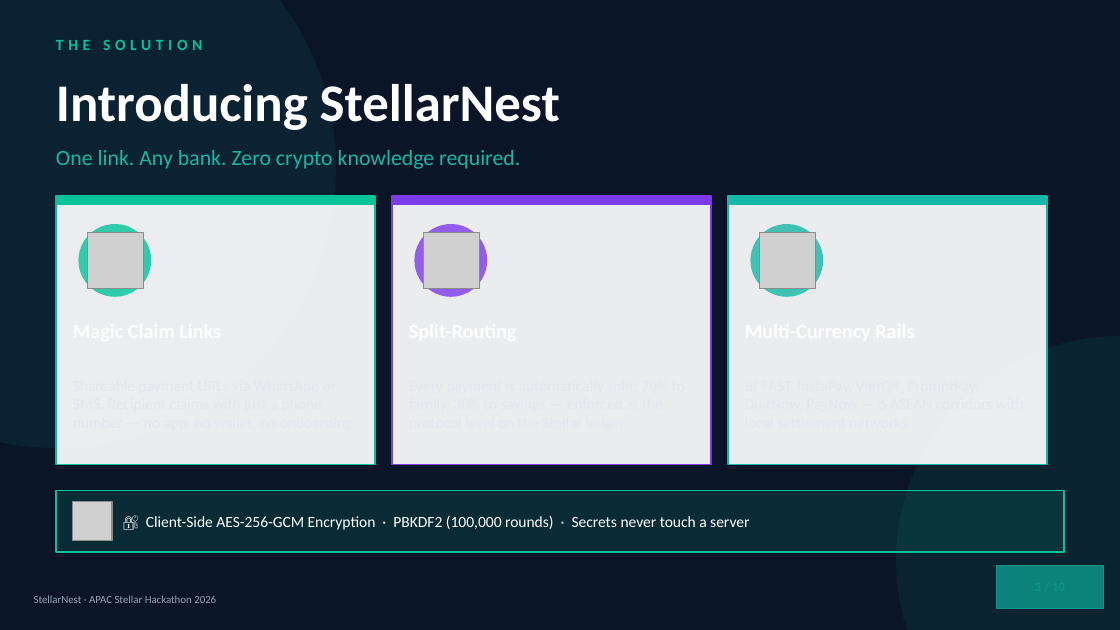
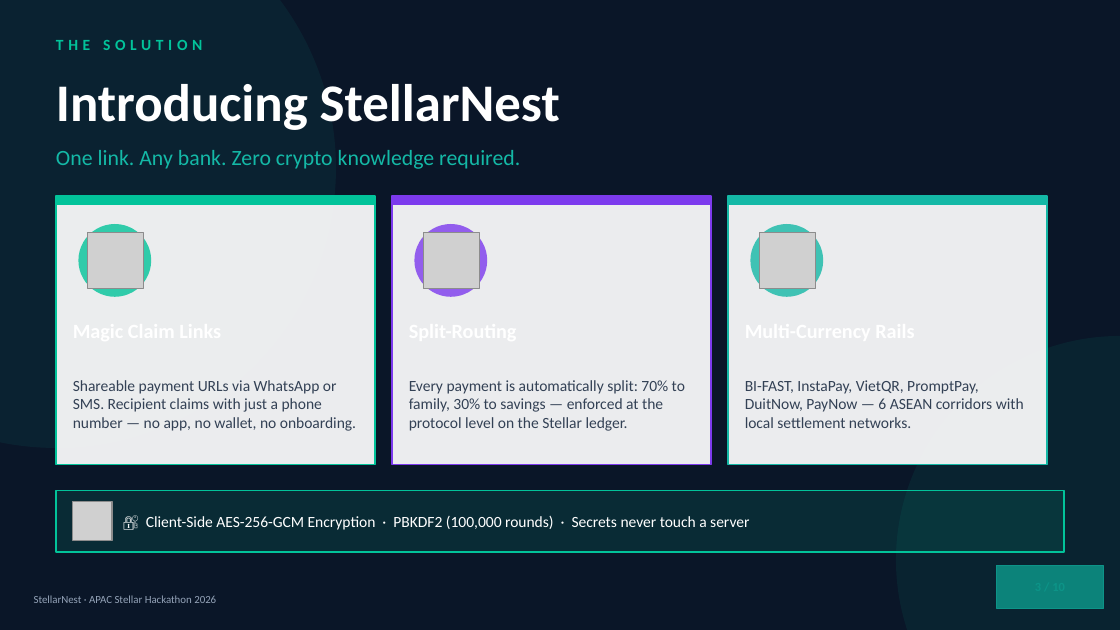
Before and after one commit to seppam/stellarnest, a slide deck: slide 3 of PITCH_DECK_STELLARNEST_APAC2026.pptx. Drawn at 1120x630 pixels with LibreOffice and Linux fonts; fonts in the diff are those of the drawing; grey boxes stand for pictures. Boxes give left, top, right and bottom in pixels: in the first picture for what was removed or moved away, otherwise in the second. Text is boxed around its words. In the diff, an @@ line names an element or a change of style, - is before the commit and + after.

Commit message:
fix: pitch deck contrast — Slide 3 + 10 body text now readable
- Slide 3 (Solution): card body text C.lightgray → C.bodytext (#334155)
- Slide 10 (Vision): timeline items C.lightgray → C.darktext
- Security flow step bodies: C.lightgray → C.offwhite, font 7.5→8
- Regenerated PPTX + PDF + slide images

```diff
--- a/PITCH_DECK_STELLARNEST_APAC2026.pptx
+++ b/PITCH_DECK_STELLARNEST_APAC2026.pptx
@@ text added at box(73, 380, 356, 431), 10 pt, text #334155 @@
+Shareable payment URLs via WhatsApp or SMS. Recipient claims with just a phone number — no app, no wallet, no onboarding.
@@ text added at box(409, 380, 685, 431), 10 pt, text #334155 @@
+Every payment is automatically split: 70% to family, 30% to savings — enforced at the protocol level on the Stellar ledger.
@@ text added at box(745, 380, 1024, 428), 10 pt, text #334155 @@
+BI-FAST, InstaPay, VietQR, PromptPay, DuitNow, PayNow — 6 ASEAN corridors with local settlement networks.
```
Also in this commit, not shown: 2 other slides changed, 5 other files.
